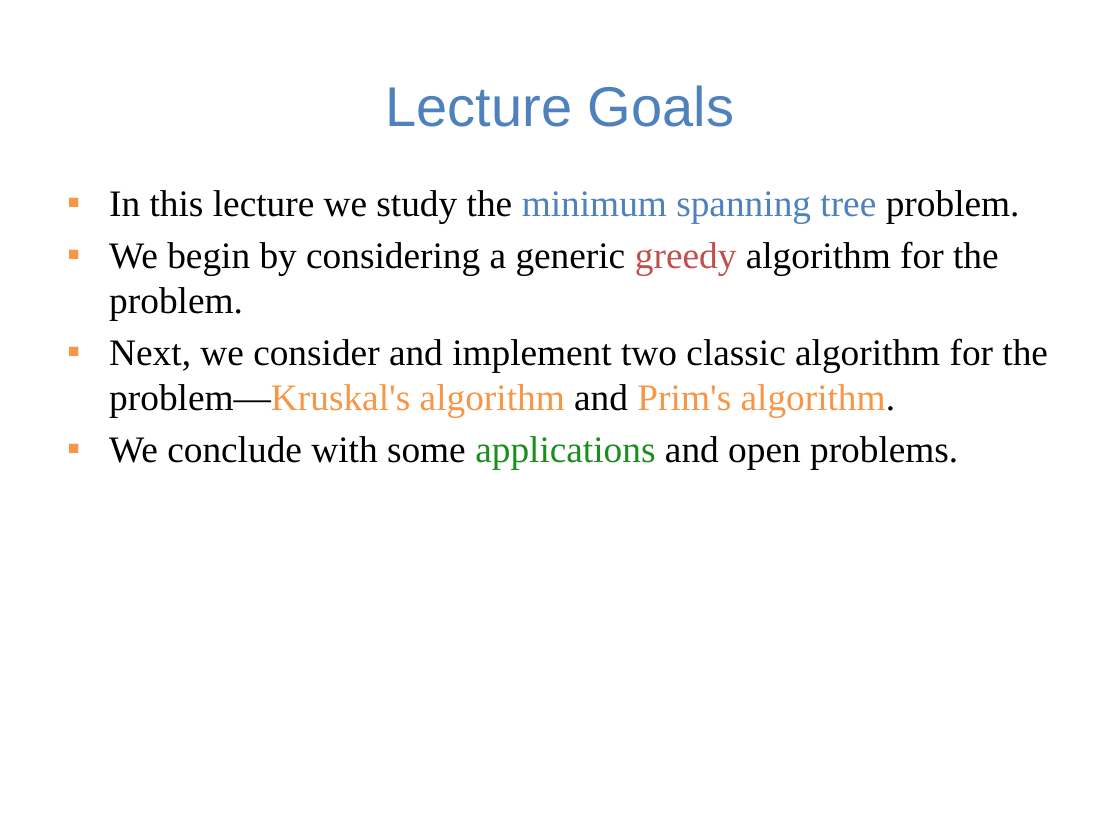
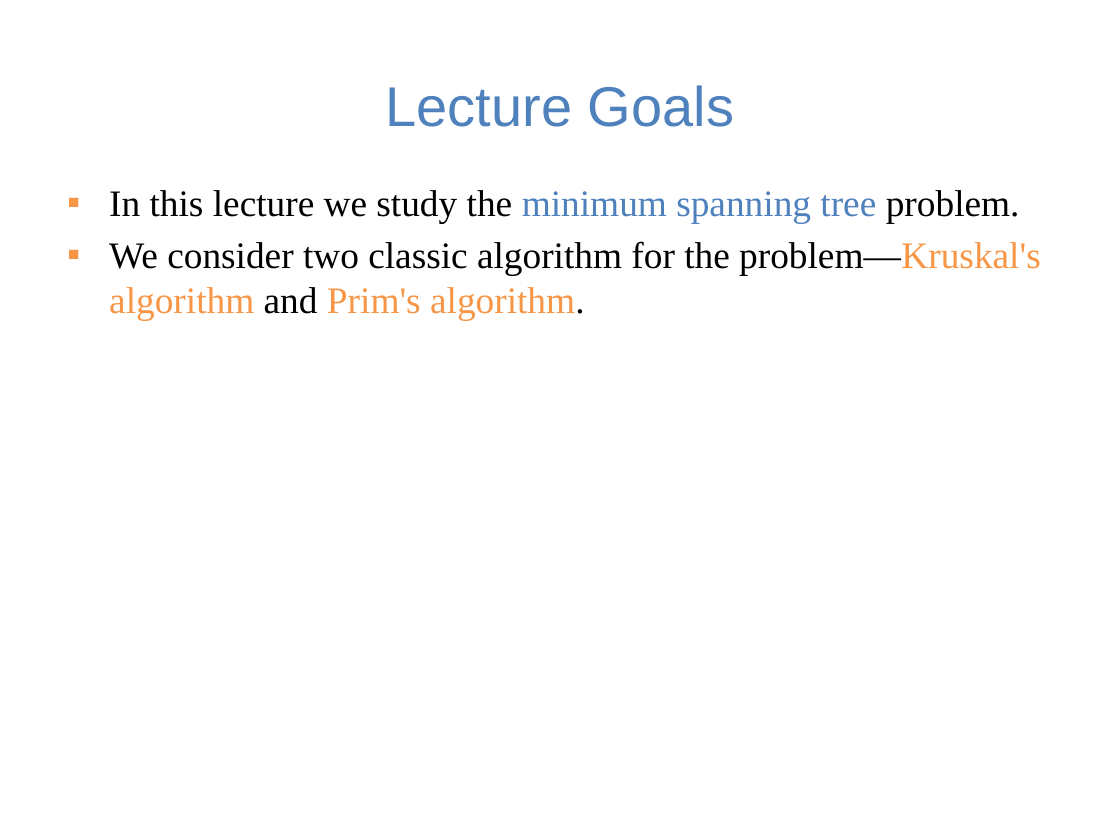
Before and after one commit to guhofstra/CSC111Fa25, a slide deck: slide 2 of PPTs/Lecture 12-minimum spanning trees.pptx. Drawn at 1120x840 pixels with LibreOffice and Linux fonts; fonts in the diff are those of the drawing. Boxes give left, top, right and bottom in pixels: in the first picture for what was removed or moved away, otherwise in the second. Text is boxed around its words. In the diff, an @@ line names an element or a change of style, - is before the commit and + after.

```diff
--- a/PPTs/Lecture 12-minimum spanning trees.pptx
+++ b/PPTs/Lecture 12-minimum spanning trees.pptx
@@ text at (109,241,1041,320): text changed @@
-▪ We begin by considering a generic greedy algorithm for the problem.
-▪ Next, we consider and implement two classic algorithm for the problem—Kruskal's algorithm and Prim's algorithm.
-▪ We conclude with some applications and open problems.
+▪ We consider two classic algorithm for the problem—Kruskal's algorithm and Prim's algorithm.
```
Also in this commit, not shown: 3 other slides changed, 24 slides removed, 7 other files.
